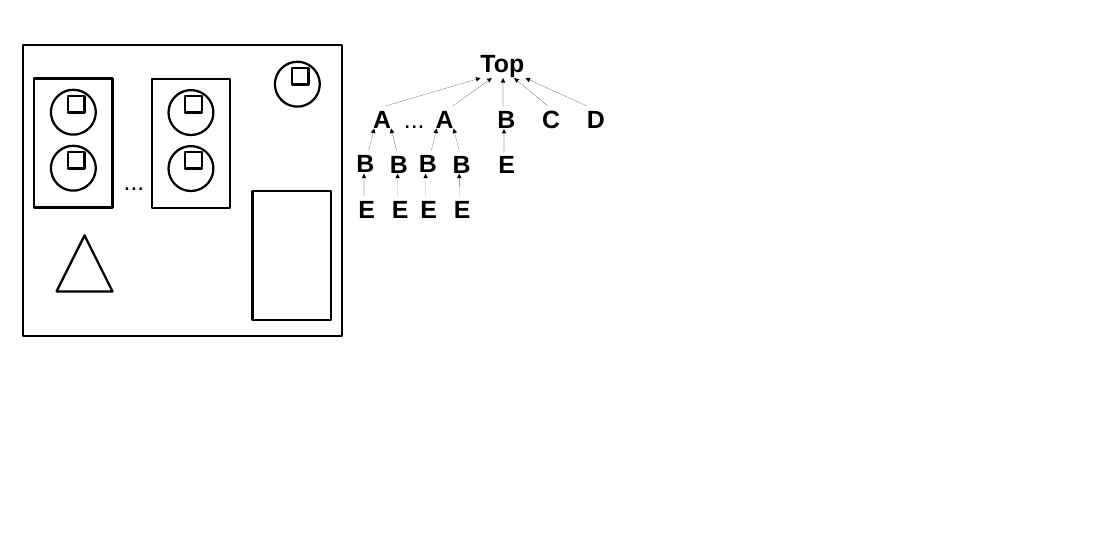
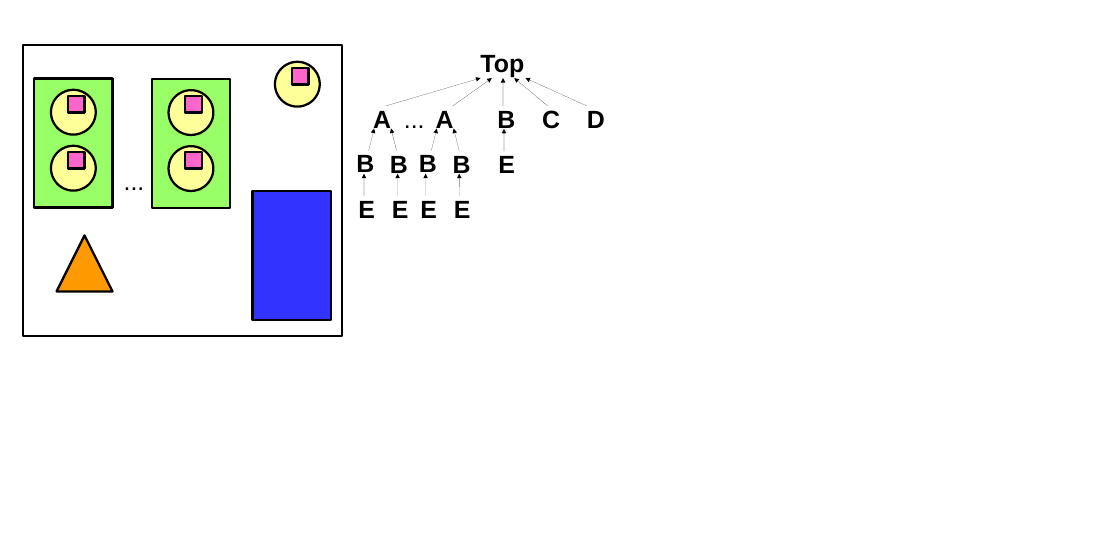
Before and after one commit to ptm-tm/CATIA-GDML_geometry_builder, a slide deck: slide 1 of 03_Tutorials/ROOT_geo/ROOT_geo.odp. Drawn at 1120x560 pixels with LibreOffice and Linux fonts; fonts in the diff are those of the drawing. Boxes give left, top, right and bottom in pixels: in the first picture for what was removed or moved away, otherwise in the second. Text is boxed around its words. In the diff, an @@ line names an element or a change of style, - is before the commit and + after.

```diff
--- a/03_Tutorials/ROOT_geo/ROOT_geo.odp
+++ b/03_Tutorials/ROOT_geo/ROOT_geo.odp
@@ rectangle at (34, 78, 113, 207): fill none to #99FF66 @@
@@ rectangle at (152, 79, 230, 208): fill none to #99FF66 @@
@@ fill none to #FF66CC in 5 elements at (68, 96, 85, 113), (68, 152, 85, 169), (185, 96, 202, 113), (185, 152, 202, 169), (292, 68, 309, 85) @@
@@ fill none to #FFFF99 in 5 elements at (275, 62, 320, 106), (169, 90, 213, 135), (169, 146, 213, 191), (51, 90, 96, 134), (51, 146, 96, 190) @@
@@ rectangle at (253, 191, 331, 320): fill none to #3333FF @@
@@ triangle at (57, 235, 113, 291): fill none to #FF9900 @@
```
Also in this commit, not shown: 1 other slide changed, 31 other files.
